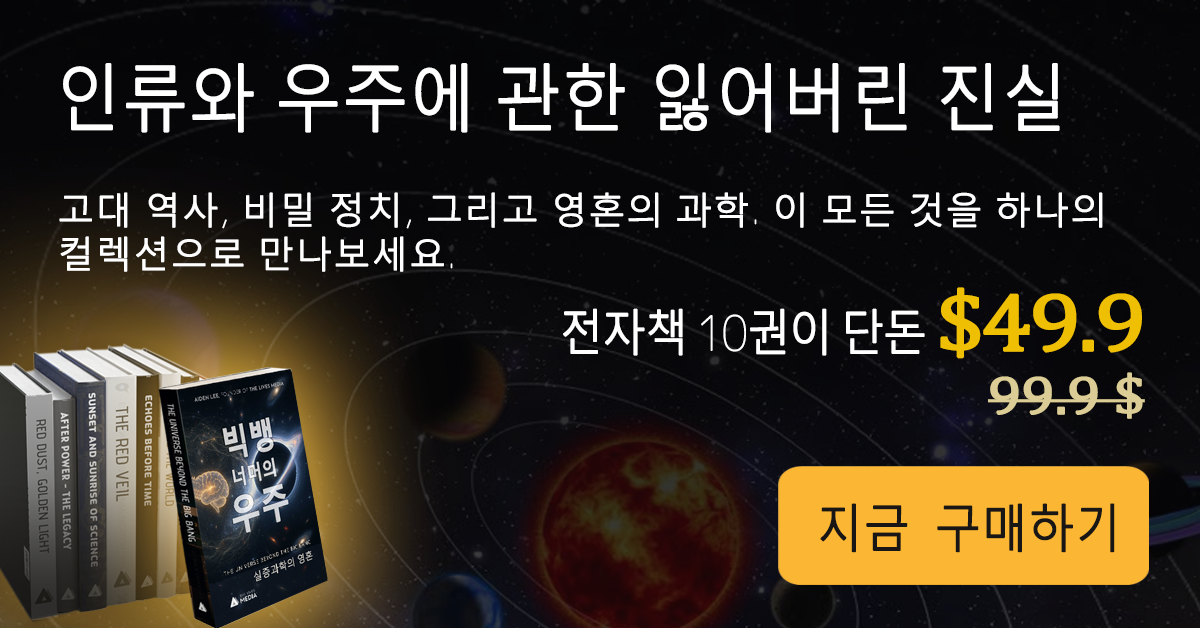
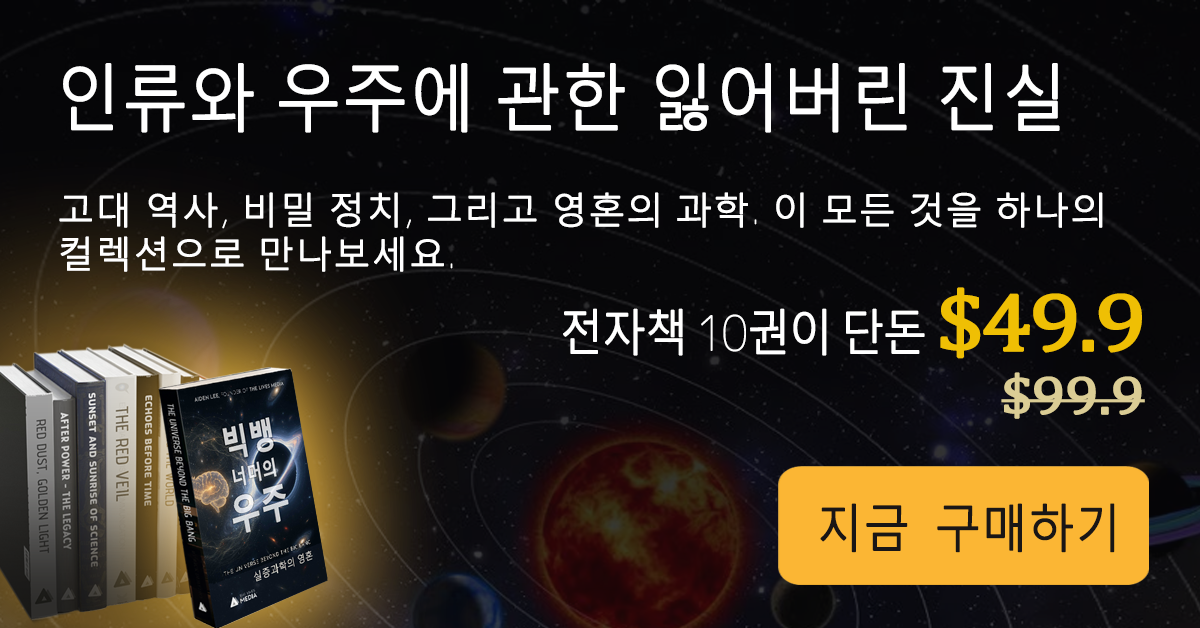
Layer changes from the first (1200, 628) image to the second:
painted on "$99.90" over (988, 372, 1143, 419)